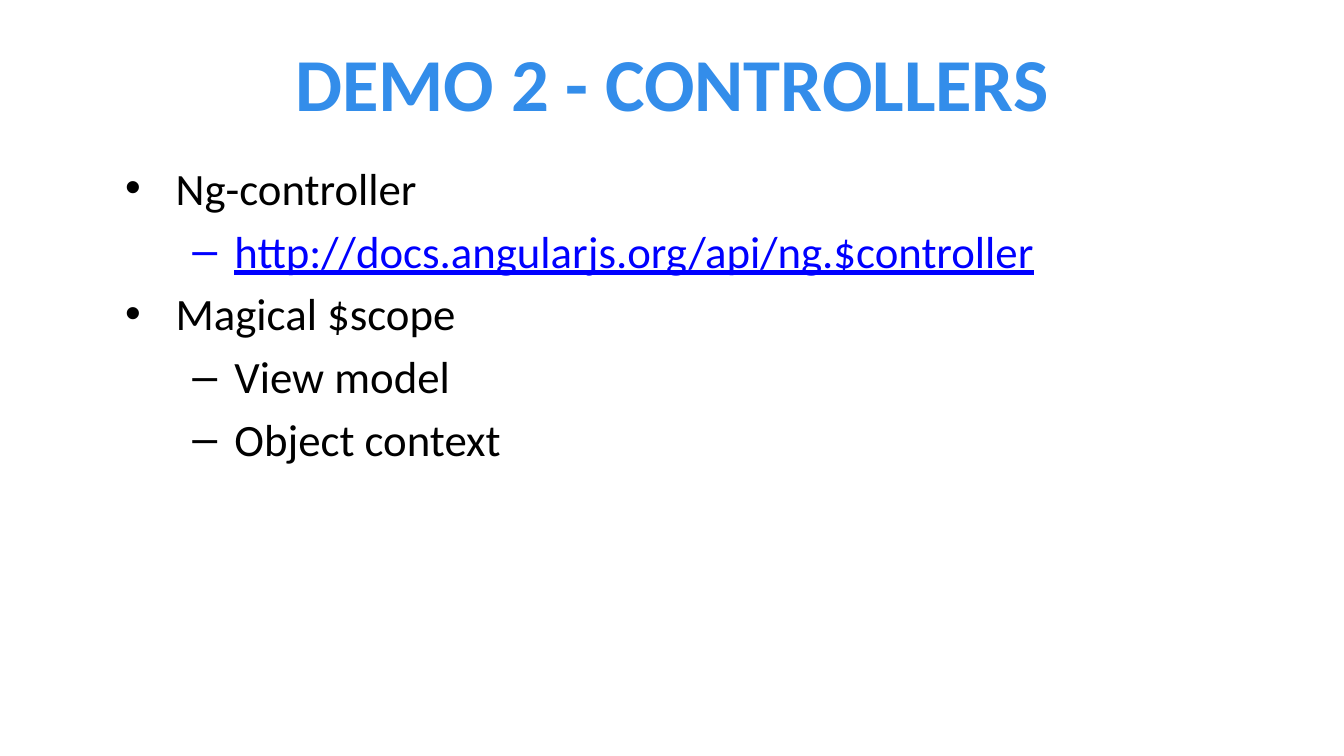
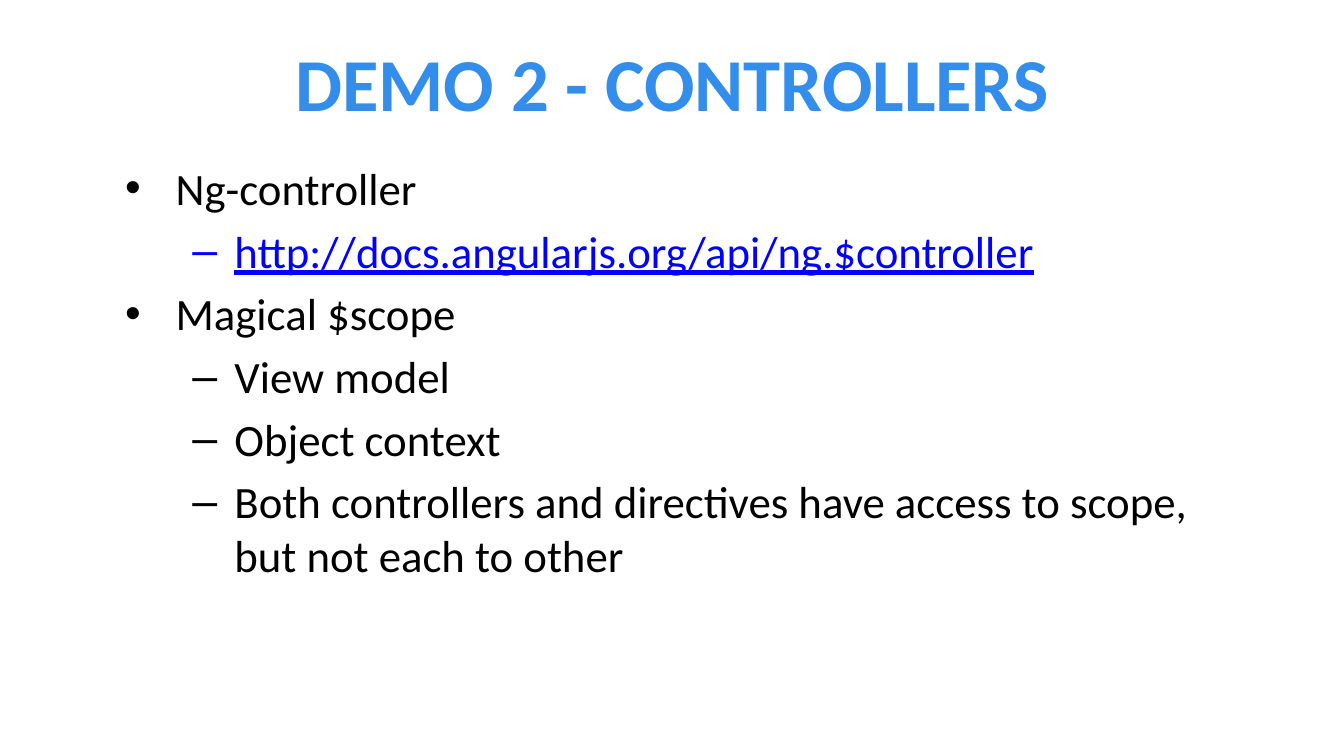
Before and after one commit to jptacek/JPtacek.com, a slide deck: slide 8 of src/documents/2014/05/maddotnet-ug-presentation/AngularJS.pptx (slide 7 before the commit). Drawn at 1344x756 pixels with LibreOffice and Linux fonts; fonts in the diff are those of the drawing; background and template pictures are left out. Boxes give left, top, right and bottom in pixels: in the first picture for what was removed or moved away, otherwise in the second. Text is boxed around its words. In the diff, an @@ line names an element or a change of style, - is before the commit and + after.

```diff
--- a/src/documents/2014/05/maddotnet-ug-presentation/AngularJS.pptx
+++ b/src/documents/2014/05/maddotnet-ug-presentation/AngularJS.pptx
@@ text at [234,487,1187,573]: paragraph added @@
+  – Both controllers and directives have access to scope, but not each to other
```
Also in this commit, not shown: 4 other slides changed, 3 slides added, 1 other file.
